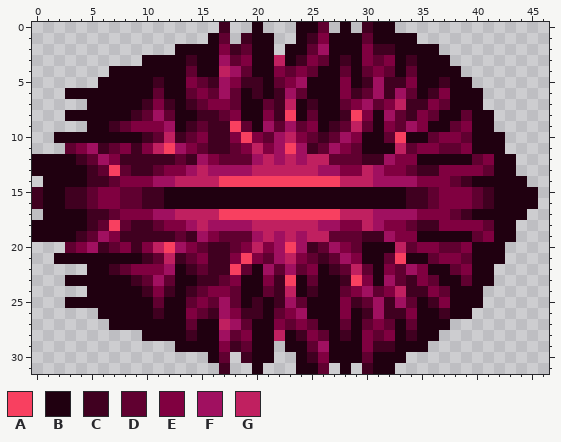
Pixel-art sprite -- Assets/Textures/EyeClosed.png. That is the earlier state.
The file is 47x32 pixels.
Palette (. is transparent): A #f84060  B #200010  C #400020  D #600030  E #800040  F #a01060  G #c02060
Pixels before, first column x 0:
 0 .................C..B...BBD.B.CBB.............
 1 ................BD.CBB..BCEBBBDBBBB...........
 2 .............BBBBECDBB.BBDFBBBECCBBBB.........
 3 ..........BBBBCBBFDEBBGBCEDBCBEDEBCBBB........
 4 .......BBBBBBBDBBGFDBBEDEDBBDBDEDBDBBBB.......
 5 ......BBBBBCBBEDCFECCBDEFBBBEBCFCCEBBCBB......
 6 ...BBBBBBBBDBBDEDFDBCBCFDBBBECDFCFDBCEBBB.....
 7 .....BBBBBCECBCDEEDBBDCGBCBBDEFDEGCCEDBBB.....
 8 ...BBBBBBCDFDBBCCDEBBECABDBBCAEBFDCEDBBDBB....
 9 .....BBCDEEEFBCDCCADBFDFDEBCDGDBEDFEBBDEBB....
10 ..BBBBBBBBCDGCDECCEAEDFGEDCDFEBBDABBDEEDBBB...
11 ...DEFCDECEGAFEDCCDEGEFAFCDFEDBBBGDEEDDEBBB...
12 BBBBCDFECCCCCDCFEDDDFGFGFGGDDDCCFEEBBBBBDEBB..
13 BBBBBCDADCCDEEFGFFFFGGGGGGFFEEGFEEDCCEEEEDBB..
14 .BBBBCCDEEEFFGGGGAAAAAAAAAAAGGGFFFFEEEDCBBBBB.
15 CBBCCDEEDDCCBBBBBBBBBBBBBBBBBBBBBBCCDEEEDCBBBB
16 CBBCCDEEDDCCBBBBBBBBBBBBBBBBBBBBBBCCDEEEDCBBBB
17 .BBBBCCDEEEFFGGGGAAAAAAAAAAAGGGFFFFEEEDCBBBBB.
18 BBBBBCDADCCDEEFGFFFFGGGGGGFFEEGFEEDCCEEEEDBB..
19 BBBBCDFECCCCCDCFEDDDFGFGFGGDDDCCFEEBBBBBDEBB..
20 ...DEFCDECEGAFEDCCDEGEFAFCDFEDBBBGDEEDDEBBB...
21 ..BBBBBBBBCDGCDECCEAEDFGEDCDFEBBDABBDEEDBBB...
22 .....BBCDEEEFBCDCCADBFDFDEBCDGDBEDFEBBDEBB....
23 ...BBBBBBCDFDBBCCDEBBECABDBBCAEBFDCEDBBDBB....
24 .....BBBBBCECBCDEEDBBDCGBCBBDEFDEGCCEDBBB.....
25 ...BBBBBBBBDBBDEDFDBCBCFDBBBECDFCFDBCEBBB.....
26 ......BBBBBCBBEDCFECCBDEFBBBEBCFCCEBBCBB......
27 .......BBBBBBBDBBGFDBBEDEDBBDBDEDBDBBB........
28 ..........BBBBCBBFDEBBGBCEDBCBEDEBCBB.........
29 .............BBBBECDBB.BBDFBBBECCBBB..........
30 ................BD.CBB..BCEBBBDBBB............
31 .................C..B...BBD.B.CBB.............
Once edited:
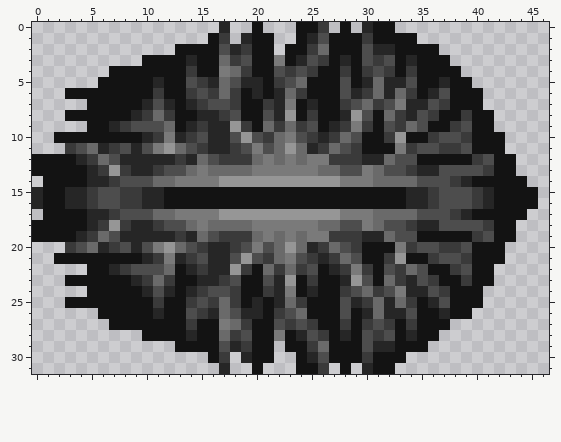
Changes in this commit:
Colour A changes from #f84060 to #969696.
Colour B changes from #200010 to #131313.
Colour C changes from #400020 to #262626.
Colour D changes from #600030 to #3a3a3a.
Colour E changes from #800040 to #4d4d4d.
Colour F changes from #a01060 to #6a6a6a.
Colour G changes from #c02060 to #7a7a7a.
